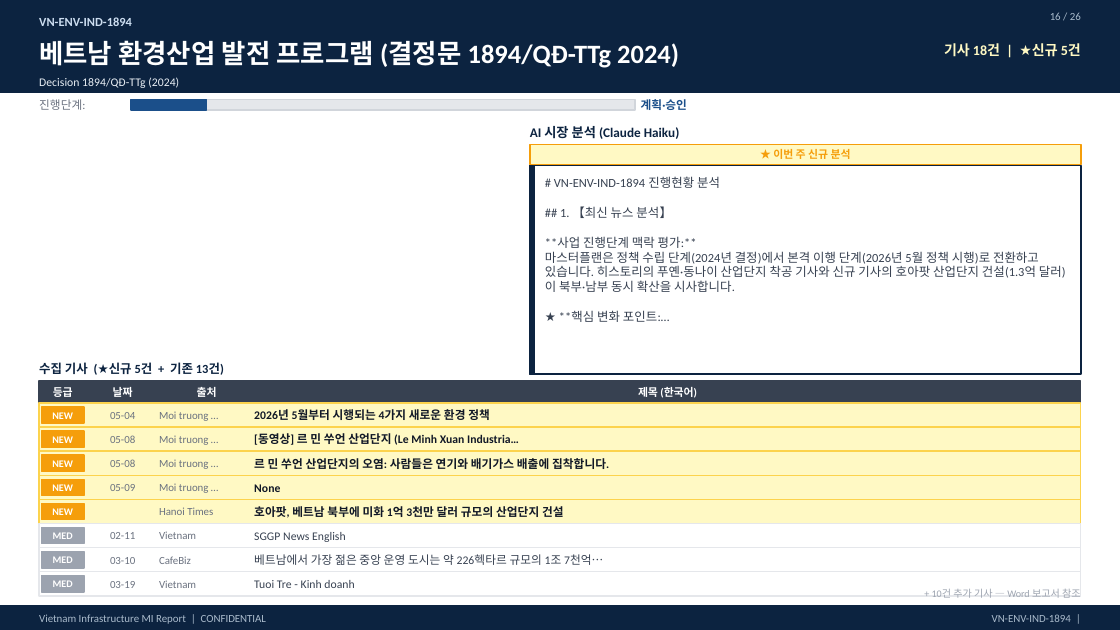
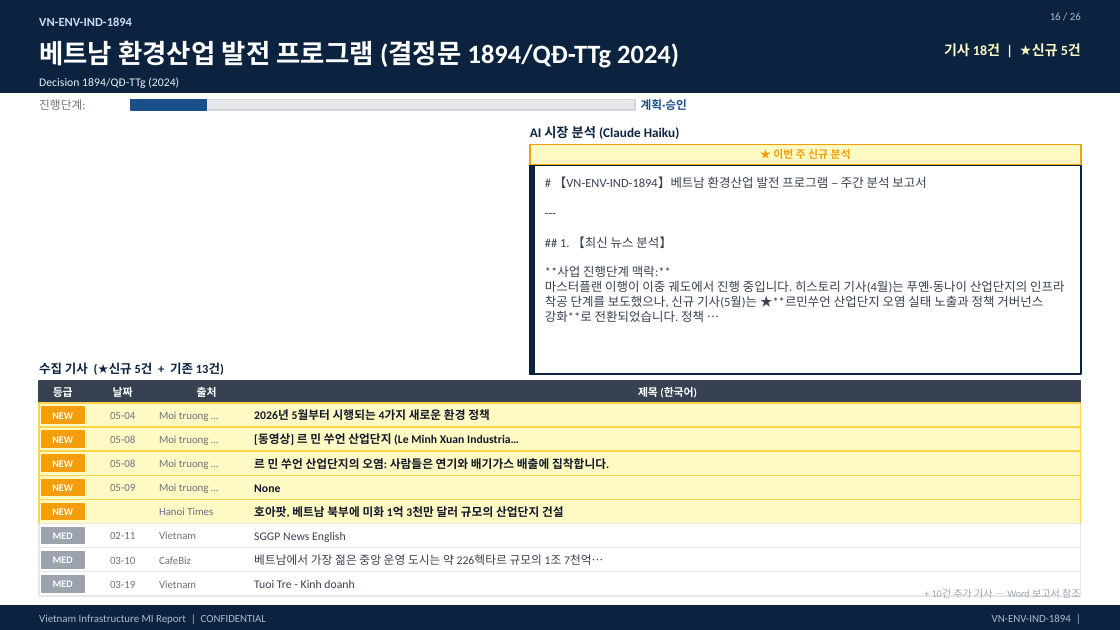
Before and after one commit to hms4792/vietnam-infra-news, a slide deck: slide 16 of docs/reports/VN_Infra_MI_Weekly_Report_20260509.pptx. Drawn at 1120x630 pixels with LibreOffice and Linux fonts; fonts in the diff are those of the drawing. Boxes give left, top, right and bottom in pixels: in the first picture for what was removed or moved away, otherwise in the second. Text is boxed around its words. In the diff, an @@ line names an element or a change of style, - is before the commit and + after.

```diff
--- a/docs/reports/VN_Infra_MI_Weekly_Report_20260509.pptx
+++ b/docs/reports/VN_Infra_MI_Weekly_Report_20260509.pptx
@@ text at (554, 176, 926, 188): text changed @@
-# VN-ENV-IND-1894 진행현황 분석
+# 【VN-ENV-IND-1894】베트남 환경산업 발전 프로그램 – 주간 분석 보고서
+---
@@ text at (545, 265, 1064, 322): text changed @@
-**사업 진행단계 맥락 평가:**
-마스터플랜은 정책 수립 단계(2024년 결정)에서 본격 이행 단계(2026년 5월 정책 시행)로 전환하고 있습니다. 히스토리의 푸옌·동나이 산업단지 착공 기사와 신규 기사의 호아팟 산업단지 건설(1.3억 달러)이 북부·남부 동시 확산을 시사합니다.
-★ **핵심 변화 포인트:…
+**사업 진행단계 맥락:**
+마스터플랜 이행이 이중 궤도에서 진행 중입니다. 히스토리 기사(4월)는 푸옌·동나이 산업단지의 인프라 착공 단계를 보도했으나, 신규 기사(5월)는 ★**르민쑤언 산업단지 오염 실태 노출과 정책 거버넌스 강화**로 전환되었습니다. 정책 …
```
Also in this commit, not shown: 18 other slides changed, 6 other files.
